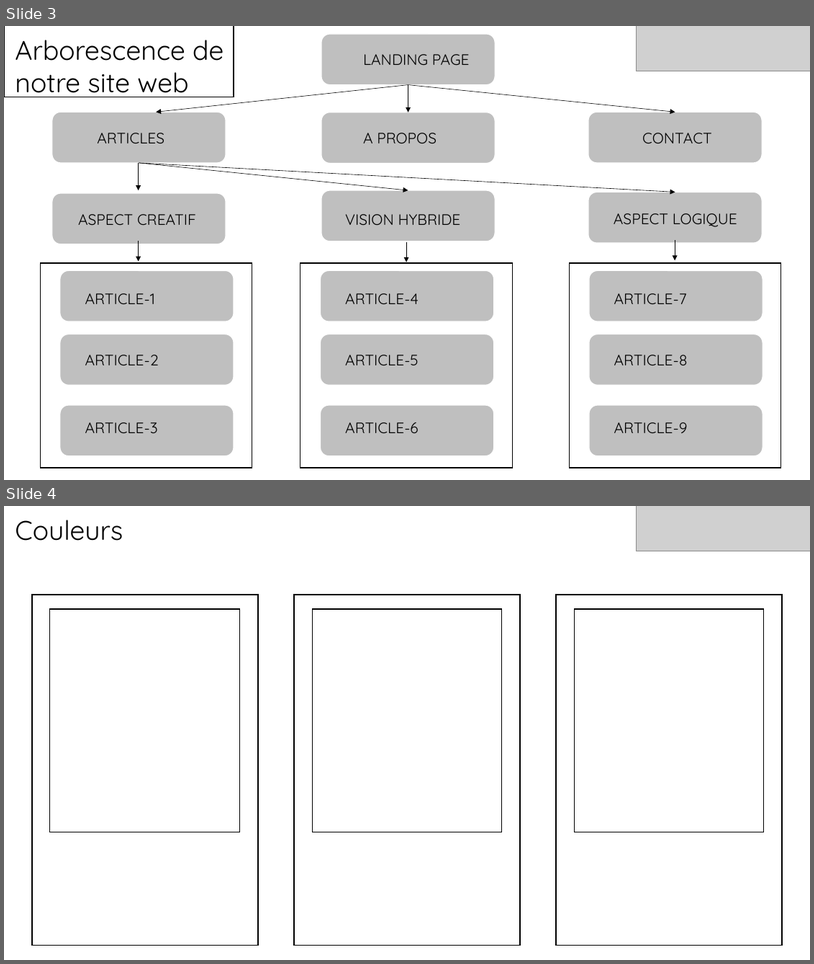
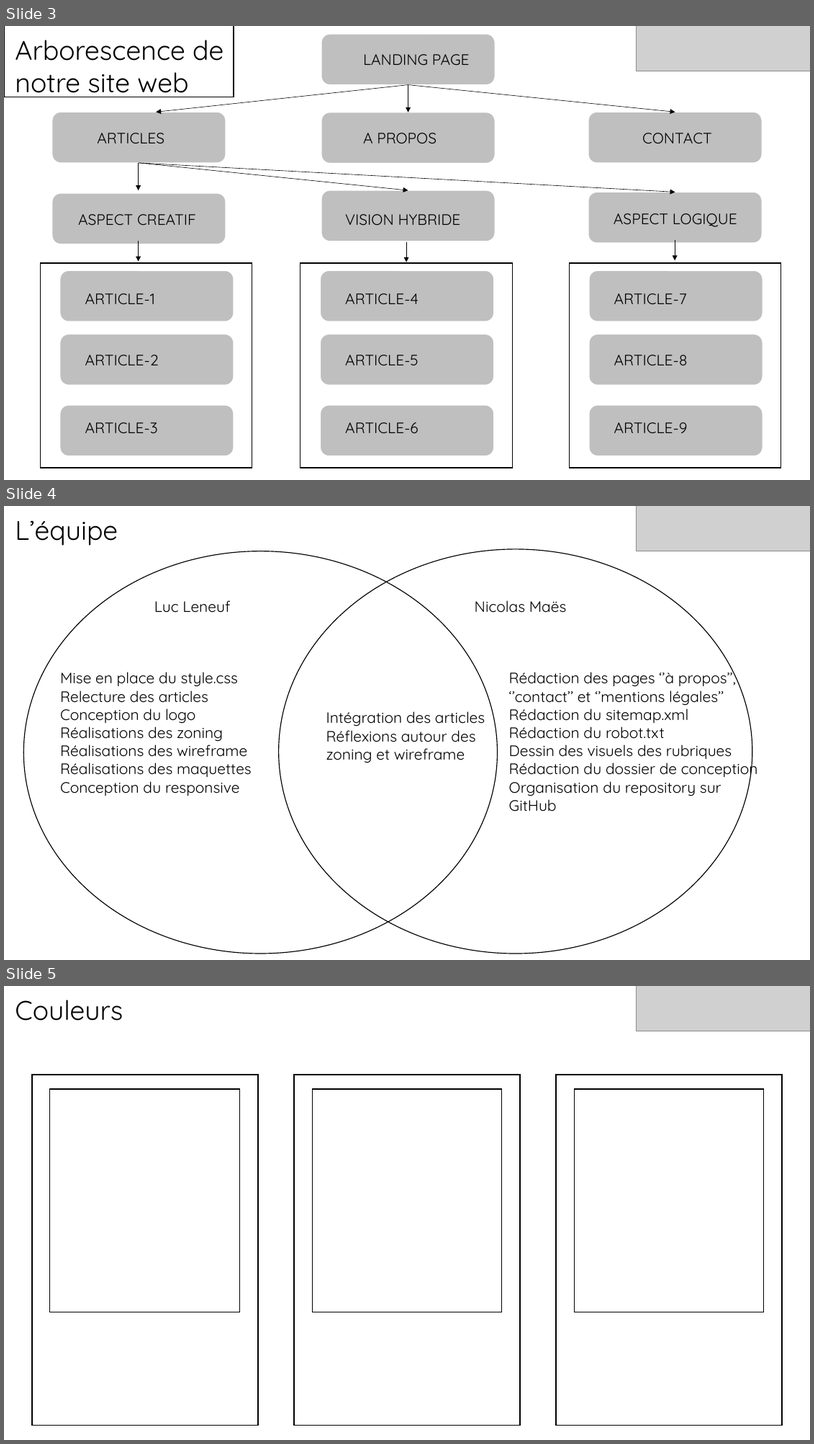
Before and after one commit to Nicolasmaes/unseen, a slide deck: dossier de conception.pptx. Shown one above the other, each under a label of ours: slides 3 and 4 before the commit, slides 3, 4 and 5 after it. The pictures are 814x964 and 814x1444 pixels, drawn with LibreOffice and Linux fonts; fonts in the diff are those of the drawing; grey boxes stand for pictures. Boxes give left, top, right and bottom in pixels: in the first picture for what was removed or moved away, otherwise in the second. Text is boxed around its words. In the diff, an @@ line names an element or a change of style, - is before the commit and + after.

```diff
--- a/dossier de conception.pptx
+++ b/dossier de conception.pptx
@@ slide 4 added at [4, 506, 810, 960], background #FFFFFF @@
@@ text added at [15, 520, 118, 546], 32 pt, text #000000 @@
+L’équipe
@@ picture added at [637, 506, 810, 551] @@
@@ ellipse added at [24, 551, 498, 954], outline #000000 1 pt @@
@@ ellipse added at [278, 549, 753, 953], outline #000000 1 pt @@
@@ text added at [154, 600, 230, 613], 18 pt, text #000000 @@
+Luc Leneuf
@@ text added at [475, 600, 567, 613], 18 pt, text #000000 @@
+Nicolas Maës
@@ text added at [60, 672, 252, 795], 18 pt, text #000000 @@
+Mise en place du style.css
+Relecture des articles
+Conception du logo
+Réalisations des zoning Réalisations des wireframe Réalisations des maquettes
+Conception du responsive
@@ text added at [509, 668, 759, 811], 18 pt, text #000000 @@
+Rédaction des pages ‘’à propos’’, ‘’contact’’ et ‘’mentions légales’’
+Rédaction du sitemap.xml
+Rédaction du robot.txt
+Dessin des visuels des rubriques
+Rédaction du dossier de conception
+Organisation du repository sur GitHub
@@ text added at [327, 711, 485, 763], 18 pt, text #000000 @@
+Intégration des articles
+Réflexions autour des zoning et wireframe
@@ what was slide 4 is now slide 5 @@
```
Also in this commit, not shown: 1 other slide added, 14 other files.
